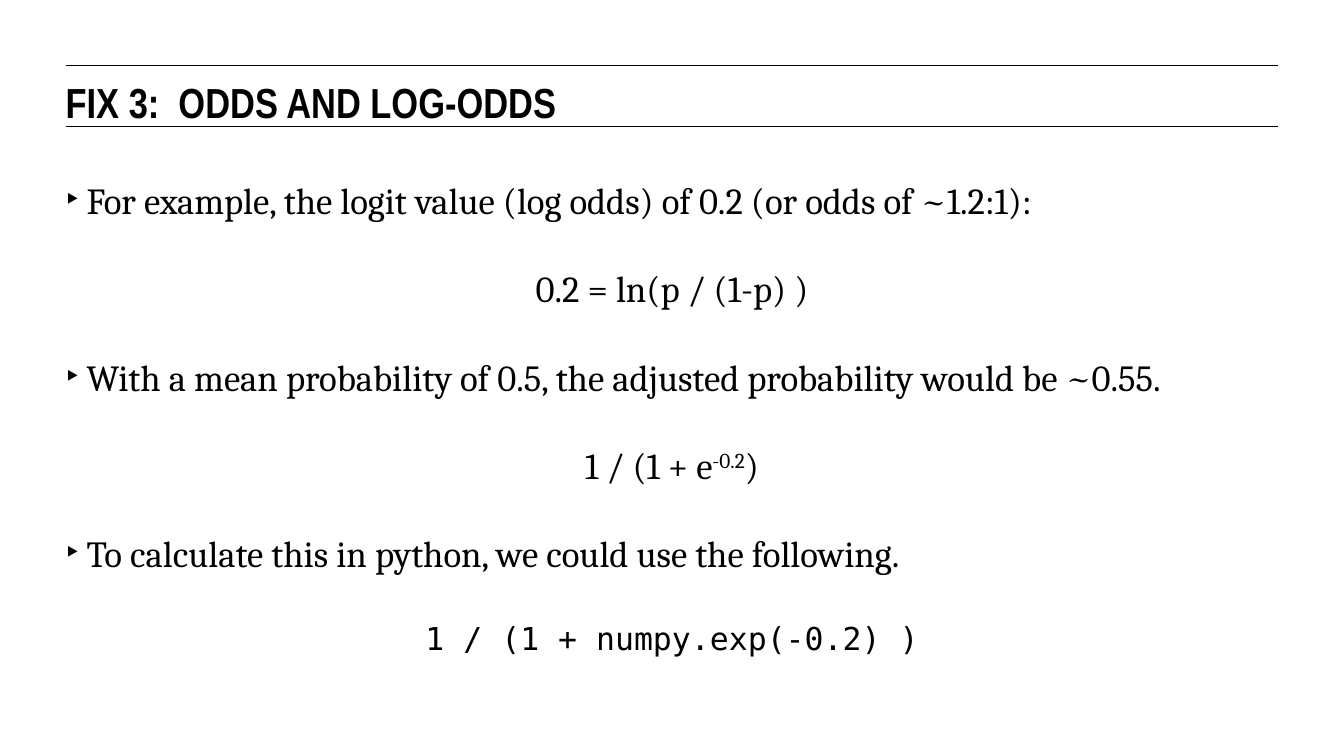
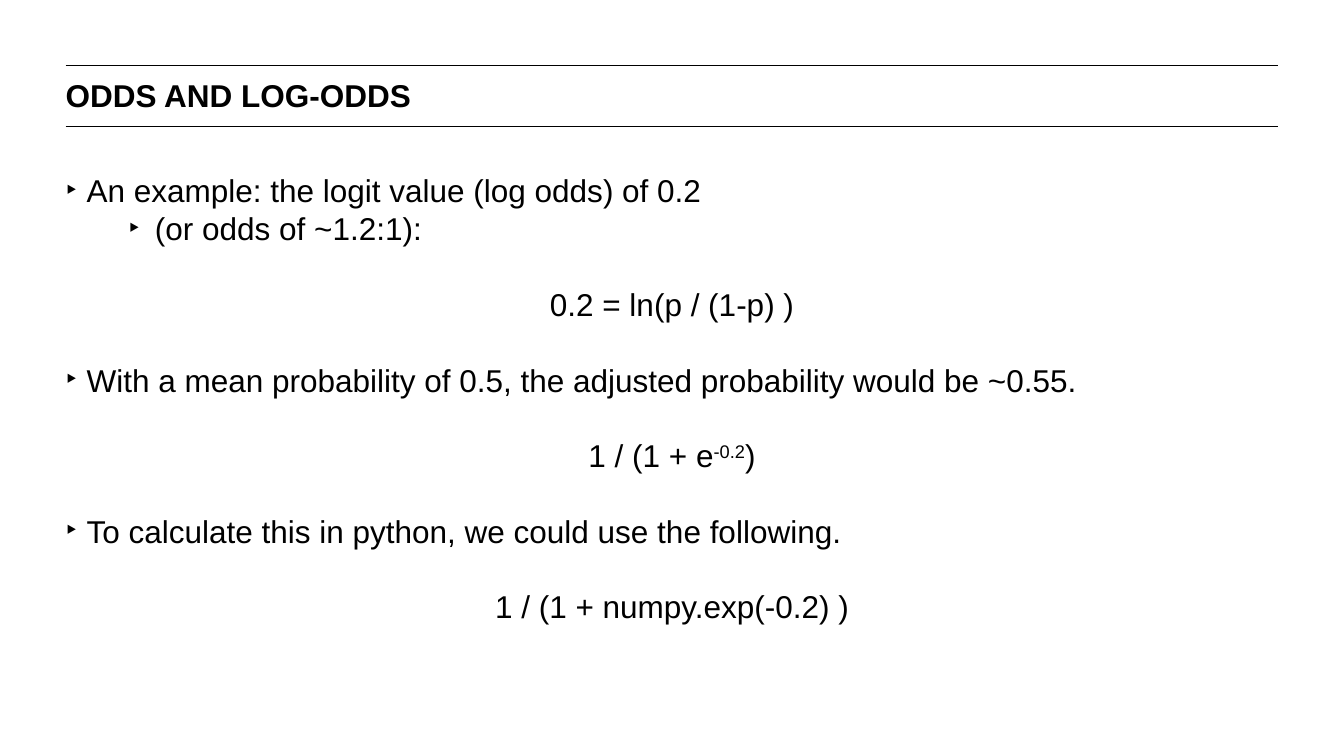
Before and after one commit to matanefron/data-sets, a slide deck: slide 21 of lessons/lesson-9/09-intro-to-logistic-regression.pptx (slide 27 before the commit). Drawn at 1344x755 pixels with LibreOffice and Linux fonts; fonts in the diff are those of the drawing. Boxes give left, top, right and bottom in pixels: in the first picture for what was removed or moved away, otherwise in the second. Text is boxed around its words. In the diff, an @@ line names an element or a change of style, - is before the commit and + after.

```diff
--- a/lessons/lesson-9/09-intro-to-logistic-regression.pptx
+++ b/lessons/lesson-9/09-intro-to-logistic-regression.pptx
@@ text at bbox=[66, 85, 411, 108]: text changed; size 32 to 24 pt; font Arial Narrow to Arial @@
-FIX 3: ODDS AND LOG-ODDS
+ODDS AND LOG-ODDS
@@ text at bbox=[87, 179, 701, 246]: text changed; size 28 to 24 pt; font Cambria to Arial @@
-‣ For example, the logit value (log odds) of 0.2 (or odds of ~1.2:1):
+‣ An example: the logit value (log odds) of 0.2
+  ‣ (or odds of ~1.2:1):
@@ text at bbox=[87, 293, 1076, 624]: size 28 to 24 pt, font Cambria to Arial in "0.2 = ln(p / (1-p) )", "With a mean probability of 0.5, the ...", "1 / (1 + e-0.2)", "To calculate this in python, we could ..."; font DejaVu Sans Mono to Arial in "1 / (1 + numpy.exp(-0.2) )" @@
```
Also in this commit, not shown: 46 other slides changed, 8 slides added, 21 slides removed, 9 other files.
